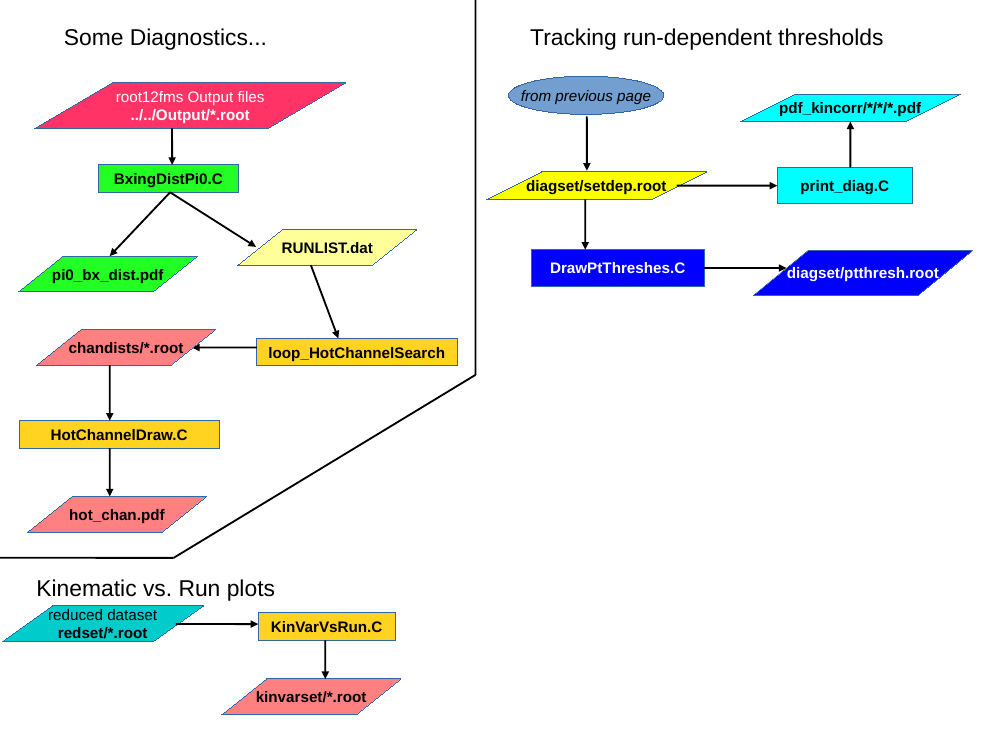
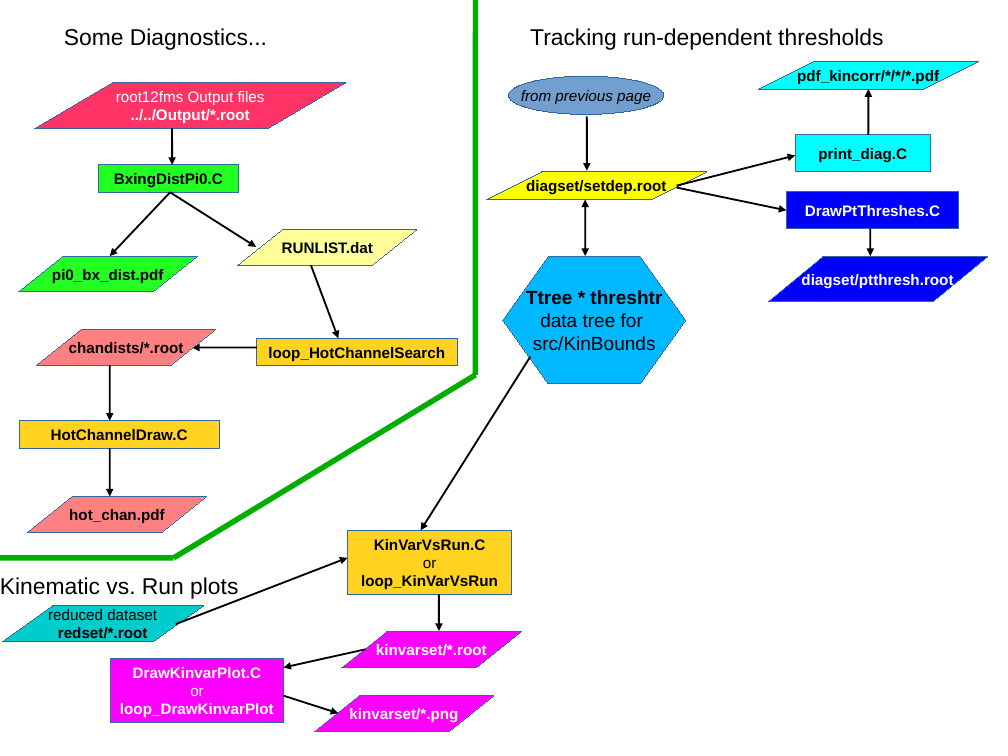
Before and after one commit to c-dilks/spinlong, a slide deck: slide 2 of doc_diagram.odp. Drawn at 1008x756 pixels with LibreOffice and Linux fonts; fonts in the diff are those of the drawing. Boxes give left, top, right and bottom in pixels: in the first picture for what was removed or moved away, otherwise in the second. Text is boxed around its words. In the diff, an @@ line names an element or a change of style, - is before the commit and + after.

Commit message:
pT thresholds are now obtainable via class KinBounds

```diff
--- a/doc_diagram.odp
+++ b/doc_diagram.odp
@@ line (476, 375) - (476, 0): stroke #000000 1.45 pt to #00AE00 4.31 pt @@
@@ 1 rectangle, 1 parallelogram, 1 arrow: place and size @@
-1 rectangle, 1 parallelogram, 1 arrow at box(741, 94, 960, 204)
+1 rectangle, 1 parallelogram, 1 arrow at box(759, 62, 979, 172)
@@ arrow moved from (677, 186) - (777, 186) to (677, 186) - (796, 155) @@
@@ arrow moved from (585, 199) - (585, 250) to (585, 199) - (585, 256) @@
@@ arrow (585, 199) - (585, 256): arrow to double arrow @@
@@ arrow added from (677, 188) to (787, 210), #000000 1.45 pt @@
@@ rectangle "DrawPtThreshes.C": place and size @@
-rectangle "DrawPtThreshes.C" at box(531, 250, 704, 286)
+rectangle "DrawPtThreshes.C" at box(787, 192, 960, 229)
@@ arrow moved from (704, 268) - (787, 268) to (871, 229) - (871, 256) @@
@@ hexagon added at box(503, 256, 686, 384), fill #00B8FF, outline #3465A4 0 pt, 15 pt, text #000000 @@
+Ttree * threshtr
+data tree for
+src/KinBounds
@@ parallelogram "diagset/ptthresh.root": place and size @@
-parallelogram "diagset/ptthresh.root" at box(754, 251, 973, 295)
+parallelogram "diagset/ptthresh.root" at box(768, 257, 988, 302)
@@ arrow added from (531, 357) to (421, 531), #000000 1.45 pt @@
@@ line (174, 558) - (476, 375): stroke #000000 1.45 pt to #00AE00 4.31 pt @@
@@ parallelogram "KinVarVsRun.C": place and size @@
-parallelogram "KinVarVsRun.C" at box(258, 613, 395, 640)
+parallelogram "KinVarVsRun.C" at box(348, 531, 512, 595)
@@ text "Kinematic vs. Run plots": place and size @@
-text "Kinematic vs. Run plots" at box(36, 579, 275, 601)
+text "Kinematic vs. Run plots" at box(0, 577, 238, 600)
@@ line (0, 558) - (174, 558): stroke #000000 1.45 pt to #00AE00 4.31 pt @@
@@ arrow moved from (176, 624) - (258, 624) to (176, 624) - (348, 558) @@
@@ text in parallelogram at box(361, 559, 498, 589): paragraphs added @@
+or
+loop_KinVarVsRun
@@ arrow moved from (326, 640) - (326, 679) to (439, 595) - (439, 631) @@
@@ parallelogram added at box(111, 659, 284, 723), fill #FF00FF, outline #3465A4 0 pt, 12 pt, text #FFFFFF, bold @@
+DrawKinvarPlot.C
+or
+loop_DrawKinvarPlot
@@ arrow added from (366, 649) to (284, 668), #000000 1.45 pt @@
@@ parallelogram "kinvarset/*.root": place and size @@
-parallelogram "kinvarset/*.root" at box(221, 679, 401, 714)
+parallelogram "kinvarset/*.root" at box(342, 632, 521, 668)
@@ parallelogram "kinvarset/*.root" at box(342, 632, 521, 668): text colour #000000 to #FFFFFF; fill #FF8080 to #FF00FF @@
@@ arrow added from (284, 696) to (338, 713), #000000 1.45 pt @@
@@ parallelogram added at box(315, 696, 494, 732), fill #FF00FF, outline #3465A4 0 pt, 12 pt, text #FFFFFF, bold @@
+kinvarset/*.png
```
Also in this commit, not shown: 11 other files.
